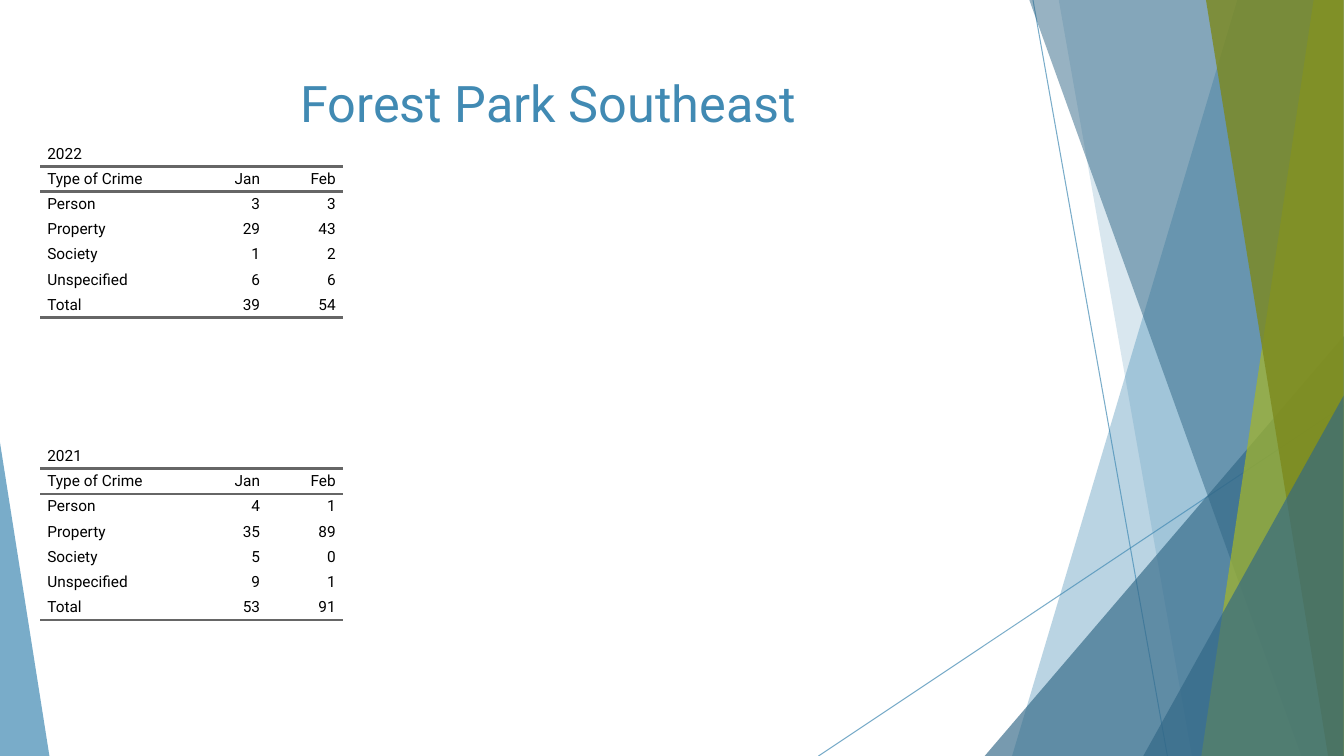
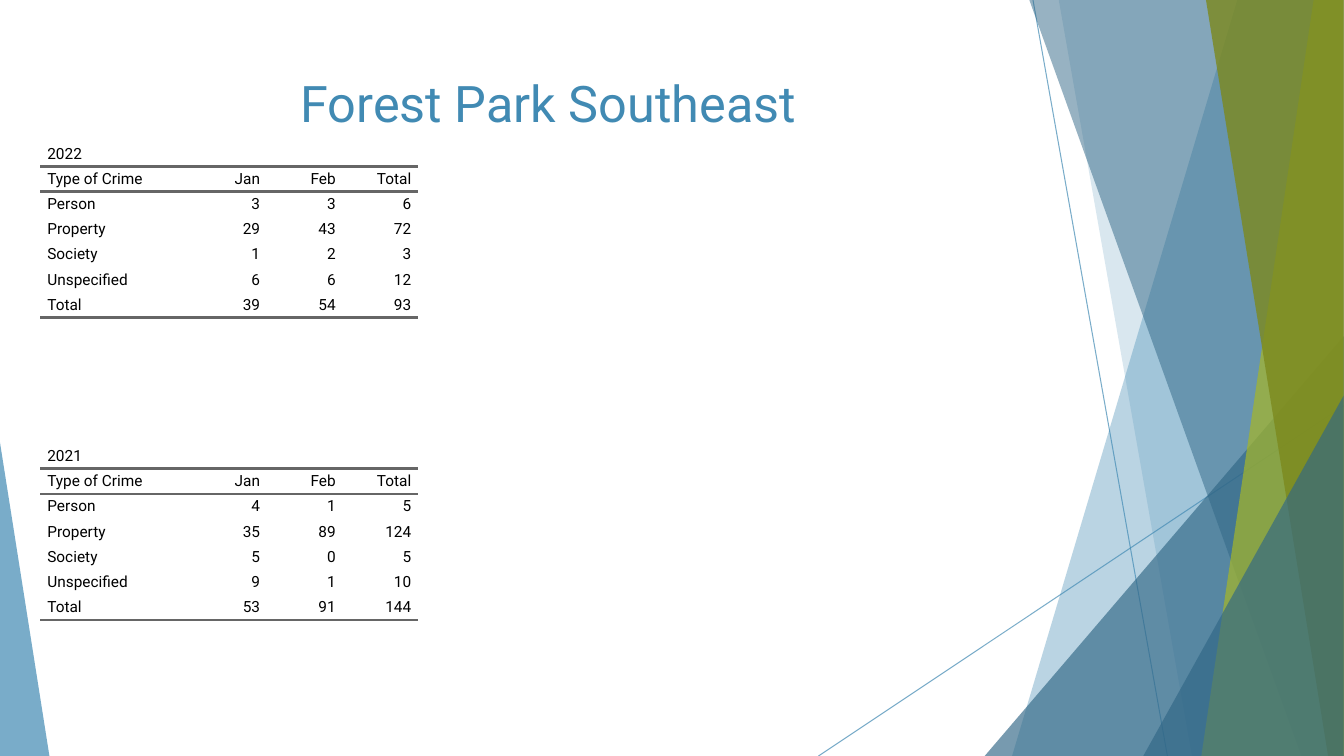
Before and after one commit to wumcrc/monthly-crime-reports, a slide deck: slide 9 of NIBRS/results/presentations/2022/February/fpse-bot-cwe-mc-February2022.pptx (slide 8 before the commit). Drawn at 1344x756 pixels with LibreOffice and Linux fonts; fonts in the diff are those of the drawing. Boxes give left, top, right and bottom in pixels: in the first picture for what was removed or moved away, otherwise in the second. Text is boxed around its words. In the diff, an @@ line names an element or a change of style, - is before the commit and + after.

```diff
--- a/NIBRS/results/presentations/2022/February/fpse-bot-cwe-mc-February2022.pptx
+++ b/NIBRS/results/presentations/2022/February/fpse-bot-cwe-mc-February2022.pptx
@@ table at box(40, 141, 418, 444) @@
+column 4:  | Total | 6 | 72 | 3 | 12 | 93
@@ table: place and size @@
-table at box(40, 141, 343, 444)
+table at box(40, 141, 418, 444)
@@ table at box(40, 444, 418, 746) @@
+column 4:  | Total | 5 | 124 | 5 | 10 | 144
@@ table: place and size @@
-table at box(40, 444, 343, 746)
+table at box(40, 444, 418, 746)
```
Also in this commit, not shown: 5 other slides changed, 3 slides added, 16 other files.
